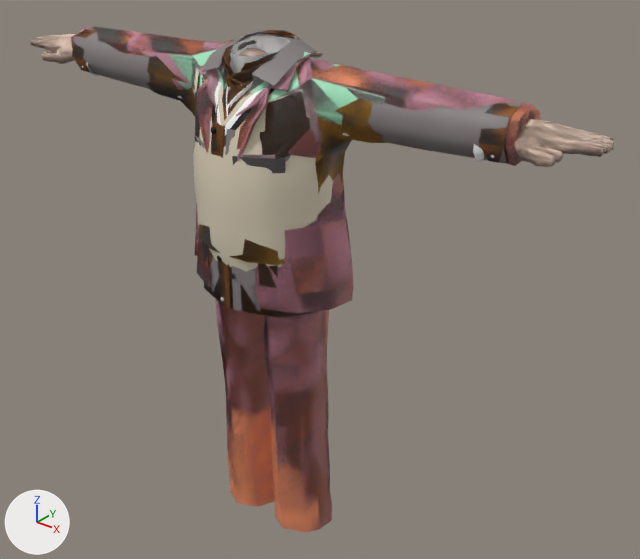
Before and after pictures for a commit that changed the glTF model assets/base-avatars/upper_body/M_uBody_LightBrownNoSleeveSweater/M_uBody_LightBrownNoSleeveSweater.glb.
One viewpoint serves both versions: a 50 mm lens placed at (1.53, -1.69, 2.0), pointed at (0.09, 0.1, 0.89). Arrows for +X, +Y and +Z are at lower left; the lights stay in place. Where no turn or scale is listed for an object, it has been applied to the vertices.

The first picture shows 'M_lBody_BlackStyleSuitPants', 'M_lBody_OrangeStyleSuitPants', 'M_lBody_PinkStyleSuitPants', 'M_uBody_BlackBaggySweater', 'M_uBody_BlackLeatherJacket', 'M_uBody_BlackStyleMenVest', 'M_uBody_BrownBaggySweater', 'M_uBody_BrownJacket', 'M_uBody_BrownLeatherJacket', 'M_uBody_GreenShortSleeveShirt', 'M_uBody_LightBrownNoSleeveSweater', 'M_uBody_LightGreenShortSleeveShirt', 'M_uBody_OrangeStyleMenVest', 'M_uBody_PinkShortSleeveShirt', 'M_uBody_PinkStyleMenVest'.
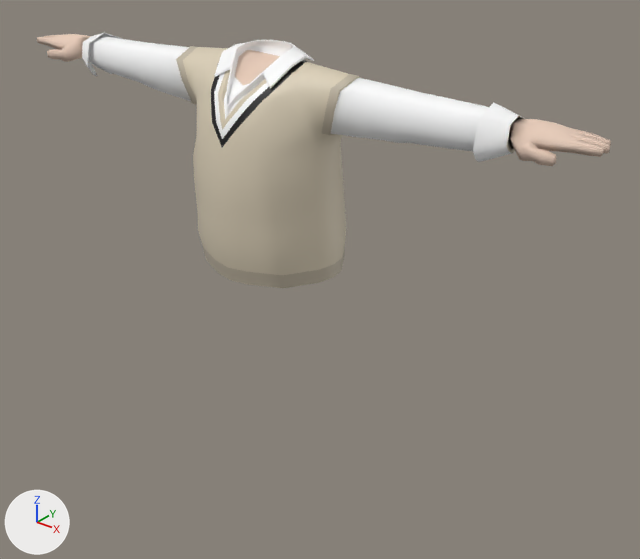
Scene script edits in JSON lines:
```json
{"op": "remove", "block": "ob_m_lbody_blackstylesuitpants", "code": ["ob_m_lbody_blackstylesuitpants = bpy.data.objects.new('M_lBody_BlackStyleSuitPants', me_mesh_018)", "ob_m_lbody_blackstylesuitpants.location = (0.0, 0.0, 0.0)"]}
{"op": "remove", "block": "ob_m_lbody_pinkstylesuitpants", "code": ["ob_m_lbody_pinkstylesuitpants = bpy.data.objects.new('M_lBody_PinkStyleSuitPants', me_mesh_004)", "ob_m_lbody_pinkstylesuitpants.location = (0.0, 0.0, 0.0)"]}
{"op": "remove", "block": "ob_m_ubody_blackbaggysweater", "code": ["ob_m_ubody_blackbaggysweater = bpy.data.objects.new('M_uBody_BlackBaggySweater', me_mesh_010)", "ob_m_ubody_blackbaggysweater.location = (0.0, 0.0, 0.0)"]}
{"op": "remove", "block": "ob_m_ubody_blackleatherjacket", "code": ["ob_m_ubody_blackleatherjacket = bpy.data.objects.new('M_uBody_BlackLeatherJacket', me_mesh_012)", "ob_m_ubody_blackleatherjacket.location = (0.0, 0.0, 0.0)"]}
{"op": "remove", "block": "ob_m_ubody_blackstylemenvest", "code": ["ob_m_ubody_blackstylemenvest = bpy.data.objects.new('M_uBody_BlackStyleMenVest', me_mesh_003)", "ob_m_ubody_blackstylemenvest.location = (0.0, 0.0, 0.0)"]}
{"op": "remove", "block": "ob_m_ubody_brownbaggysweater", "code": ["ob_m_ubody_brownbaggysweater = bpy.data.objects.new('M_uBody_BrownBaggySweater', me_mesh_011)", "ob_m_ubody_brownbaggysweater.location = (0.0, 0.0, 0.0)"]}
{"op": "remove", "block": "ob_m_ubody_brownjacket", "code": ["ob_m_ubody_brownjacket = bpy.data.objects.new('M_uBody_BrownJacket', me_mesh)", "ob_m_ubody_brownjacket.location = (0.0, 0.0, 0.0)"]}
{"op": "remove", "block": "ob_m_ubody_brownleatherjacket", "code": ["ob_m_ubody_brownleatherjacket = bpy.data.objects.new('M_uBody_BrownLeatherJacket', me_mesh_013)", "ob_m_ubody_brownleatherjacket.location = (0.0, 0.0, 0.0)"]}
{"op": "remove", "block": "ob_m_ubody_greenshortsleeveshirt", "code": ["ob_m_ubody_greenshortsleeveshirt = bpy.data.objects.new('M_uBody_GreenShortSleeveShirt', me_mesh_009)", "ob_m_ubody_greenshortsleeveshirt.location = (0.0, 0.0, 0.0)"]}
{"op": "remove", "block": "ob_m_ubody_lightgreenshortsleeveshirt", "code": ["ob_m_ubody_lightgreenshortsleeveshirt = bpy.data.objects.new('M_uBody_LightGreenShortSleeveShirt', me_mesh_016)", "ob_m_ubody_lightgreenshortsleeveshirt.location = (0.0, 0.0, 0.0)"]}
{"op": "remove", "block": "ob_m_ubody_orangestylemenvest", "code": ["ob_m_ubody_orangestylemenvest = bpy.data.objects.new('M_uBody_OrangeStyleMenVest', me_mesh_006)", "ob_m_ubody_orangestylemenvest.location = (0.0, 0.0, 0.0)"]}
{"op": "remove", "block": "ob_m_ubody_pinkshortsleeveshirt", "code": ["ob_m_ubody_pinkshortsleeveshirt = bpy.data.objects.new('M_uBody_PinkShortSleeveShirt', me_mesh_001)", "ob_m_ubody_pinkshortsleeveshirt.location = (0.0, 0.0, 0.0)"]}
{"op": "remove", "block": "ob_m_ubody_pinkstylemenvest", "code": ["ob_m_ubody_pinkstylemenvest = bpy.data.objects.new('M_uBody_PinkStyleMenVest', me_mesh_002)", "ob_m_ubody_pinkstylemenvest.location = (0.0, 0.0, 0.0)"]}
{"op": "remove", "block": "ob_m_lbody_orangestylesuitpants", "code": ["ob_m_lbody_orangestylesuitpants = bpy.data.objects.new('M_lBody_OrangeStyleSuitPants', me_mesh_007)", "ob_m_lbody_orangestylesuitpants.location = (0.0, 0.0, 0.0)"]}
```

Pixel boxes [x1, y1, x2, y2] of what changed, in the pictures (640 x 559 px):
```json
{"object": "M_lBody_OrangeStyleSuitPants", "change": "deleted", "before": [217, 303, 332, 532], "on screen": "brown"}
{"object": "M_uBody_BrownJacket", "change": "deleted", "before": [46, 27, 607, 316]}
{"object": "M_uBody_PinkStyleMenVest", "change": "deleted", "before": [71, 26, 613, 313], "on screen": "brown"}
{"object": "M_lBody_PinkStyleSuitPants", "change": "deleted", "before": [216, 299, 332, 532], "on screen": "brown"}
{"object": "M_uBody_BrownLeatherJacket", "change": "deleted", "before": [38, 29, 602, 318], "on screen": "brown"}
{"object": "M_uBody_BlackStyleMenVest", "change": "deleted", "before": [53, 27, 614, 313], "on screen": "brown"}
{"object": "M_uBody_OrangeStyleMenVest", "change": "deleted", "before": [40, 28, 613, 313]}
{"object": "M_uBody_BrownBaggySweater", "change": "deleted", "before": [49, 51, 601, 265], "on screen": "brown"}
{"object": "M_uBody_BlackLeatherJacket", "change": "deleted", "before": [37, 30, 610, 318]}
{"object": "M_uBody_PinkShortSleeveShirt", "change": "deleted", "before": [30, 36, 615, 279]}
{"object": "M_uBody_LightGreenShortSleeveShirt", "change": "deleted", "before": [32, 36, 615, 162], "on screen": "green"}
{"object": "M_lBody_BlackStyleSuitPants", "change": "deleted", "before": [216, 301, 329, 493], "on screen": "brown"}
{"object": "M_uBody_BlackBaggySweater", "change": "deleted", "before": [45, 36, 600, 264], "on screen": "brown"}
{"object": "M_uBody_GreenShortSleeveShirt", "change": "deleted", "before": [30, 36, 615, 277]}
{"object": "M_uBody_LightBrownNoSleeveSweater", "change": "unchanged, uncovered by the edit", "before": [37, 34, 607, 272], "after": [37, 32, 611, 288]}
```
